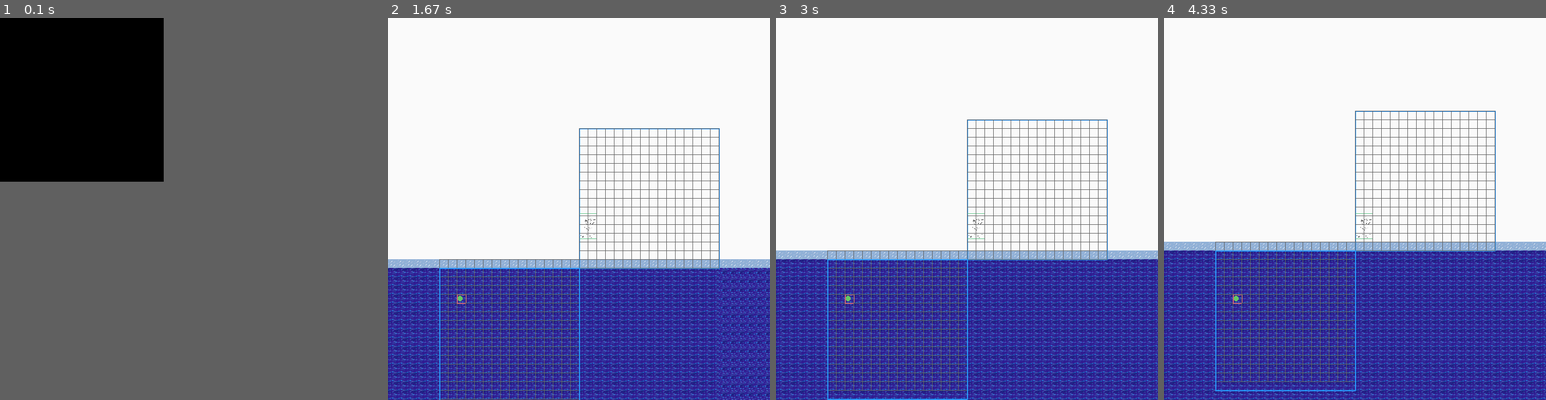
Above: before the commit, frames 1-4 (left to right).
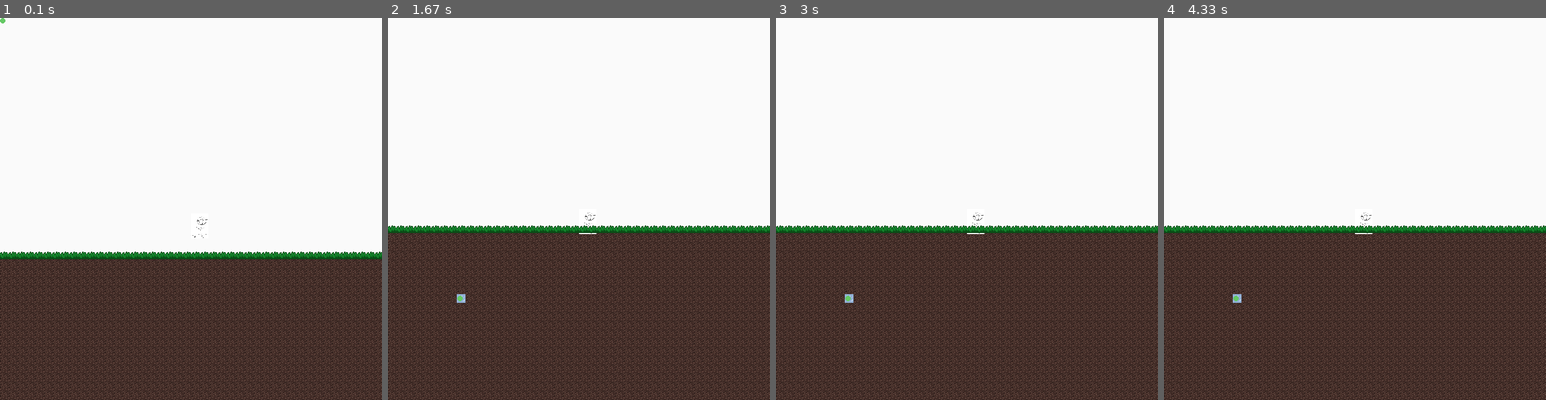
Above: after the commit, the same moments.

Repository: HyperRays/minecraft-from-wish
Game: pygame game, started from game-logic/main.py
The game is run twice, just before and just after one commit, with the same random seed, the same clock (stepped at 60 frames per second) and the same inputs.
Inputs (mouse positions are in pixels of both pictures, inside the frame that each line leads up to):
- Up to frame 1 (0.1 s): no input
- Up to frame 2 (1.67 s): click (460, 296) at 1.38 s
- Up to frame 3 (3 s): no input
- Up to frame 4 (4.33 s): no input
In our replay, in frame 1 the window is 300x300 before the commit and 700x700 after it. These sizes can differ from the game's own. Grey fills any space a smaller window leaves; there, only what the larger window draws over its background counts as a difference.

The runs differ from the first frame. In frame 1, 57% of the frame differs, in the area x 0-100%, y 0-100%; in frame 2, 47%; in frame 3, 47%; in frame 4, 47%.

Commit message:
grass terrain test

Diff:
--- a/assets/blocks/grass.toml
+++ b/assets/blocks/grass.toml
@@ -1,3 +1,4 @@
 extends = "base.toml"
 
 [properties]
+collision = false
--- a/game-logic/blocks.py
+++ b/game-logic/blocks.py
@@ -130,7 +130,13 @@
     texture_handler.load_texture(tex_name, "grass_block.png")
     texture_handler.rescale_image(tex_name, height=BLOCK_DIMENSIONS[0], width=BLOCK_DIMENSIONS[1])
 
-class Dirt(Square, load_block_properties("grass.toml")):
+    graphics.create_layer("grass_layer")
+
+    async def render(self):
+        graphics.layers["grass_layer"].blit(self.texture, camera.screen_position(self.position).into_tuple())
+
+
+class Dirt(Square, load_block_properties("dirt.toml")):
     material = Material.DIRT
     tex_name = "Dirt"
     texture_handler.load_texture(tex_name, "dirt_block.png")
--- a/game-logic/main.py
+++ b/game-logic/main.py
@@ -13,6 +13,7 @@
 camera.update_position(-vec2d(window.size[0]/2,window.size[1]/2))
 Player(vec2d(0,100))
 Mouse()
-graphics.set_render_layers(["chunks_layer",  "player_layer", "mouse_layer","player_debug_layer", "chunks_debug", "mouse_debug_layer"])
-# graphics.set_render_layers(["chunks_layer", "player_layer", "mouse_layer"])
+# graphics.set_render_layers(["chunks_layer",  "player_layer", "grass_layer", "mouse_layer","player_debug_layer", "chunks_debug", "mouse_debug_layer"])
+# print(graphics.layers)
+graphics.set_render_layers(["chunks_layer", "player_layer", "grass_layer", "mouse_layer"])
 window.run()
--- a/game-logic/terrain_generation.py
+++ b/game-logic/terrain_generation.py
@@ -5,9 +5,9 @@
     coordinates = vec2d(x= (coordinates_glob.x*BLOCK_DIMENSIONS[0]), y= (coordinates_glob.y*BLOCK_DIMENSIONS[1]))
 
     if coordinates_glob.y < 0:
-        return Water(coordinates)
+        return Dirt(coordinates)
     elif coordinates_glob.y == 0:
-        return Ice(coordinates)
+        return Grass(coordinates)
     else:
         return Air(coordinates)
 
